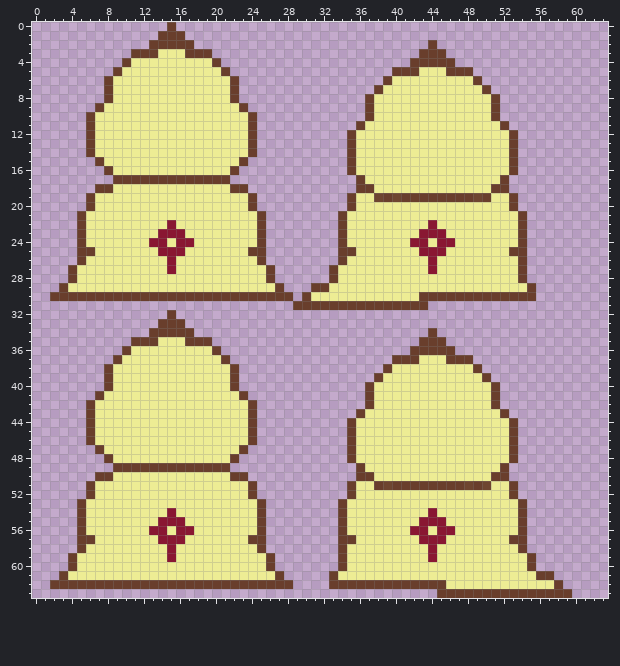
Two states of a pixel-art sprite, gameoff-2018/Assets/Sprites/Characters/Player/AnimationPlayerBack_64x64.png. That is the earlier state.
The file is 64x64 pixels. Colours within 5 levels of each other are drawn and written as one.
The result:
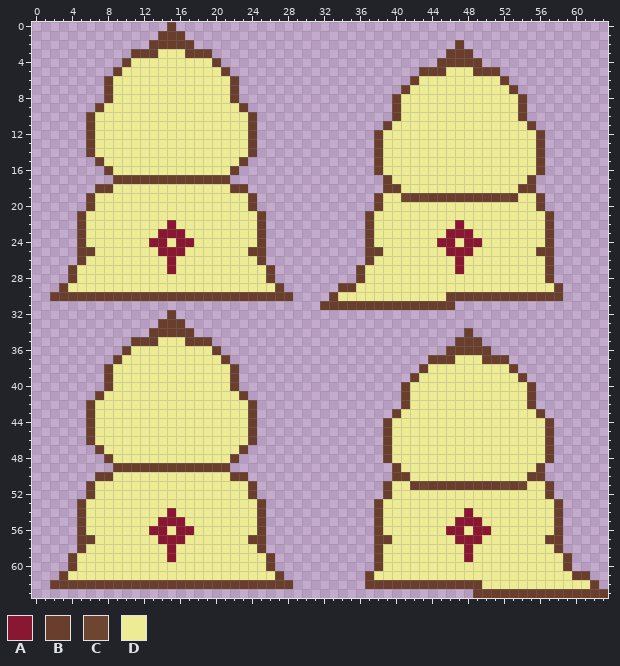
Palette (. is transparent): A #891732  B #693e2c  C #6e4530  D #edec94
Difference:
Changed rows in their new state; - is an unchanged pixel.
first column x 29:
 2 ---------------.--B----------------
 3 --------------...BBB---------------
 4 -------------...--BBB--------------
 5 -----------...BBBDDDBBB------------
 6 ----------...B------DDDB-----------
 7 ---------...B--------DDDB----------
 8 --------...B----------DDDB---------
 9 --------...B----------DDDB---------
10 --------...B----------DDDB---------
11 -------...B------------DDDB--------
12 ------...B--------------DDDB-------
13 ------...B--------------DDDB-------
14 ------...B--------------DDDB-------
15 ------...B--------------DDDB-------
16 ------...B--------------DDDB-------
17 -------...B------------DDDB--------
18 -------...BB----------DDDBB--------
19 ------...BDDC-C-----B-BC-DDB-------
20 ------...B--------------DDDB-------
21 -----...B----------------DDDB------
22 -----...B------D--A------DDDB------
23 -----...B-----DDDAAA-----DDDB------
24 -----...B----DD----AA----DDDB------
25 -----...BB----DDDAAA----DDDBB------
26 -----...B------D--A------DDDB------
27 ----...B-------D--A------DDDB------
28 ----...B-----------------DDDB------
29 --...BB-------------------DDDB-----
30 -...B---------DDD----------BBB-----
31 ...------------BBB-----------------
34 ---------------.---B---------------
35 --------------...-BBB--------------
36 -------------....-BBBB-------------
37 -----------....BB-DDDBBB-----------
38 ----------....B-----DDDDB----------
39 ---------....B-------DDDDB---------
40 --------....B---------DDDDB--------
41 --------....B---------DDDDB--------
42 --------....B---------DDDDB--------
43 -------....B-----------DDDDB-------
44 ------....B-------------DDDDB------
45 ------....B-------------DDDDB------
46 ------....B-------------DDDDB------
47 ------....B-------------DDDDB------
48 ------....B-------------DDDDB------
49 -------....B-----------DDDDB-------
50 -------....BB---------DDDDBB-------
51 ------....BDD-C----B-BBC-CDDB------
52 ------....B-------------DDDDB------
53 -----....B---------------DDDDB-----
54 -----....B-----D---A-----DDDDB-----
55 -----....B----DDD-AAA----DDDDB-----
56 -----....B---DD-D-A-AA---DDDDB-----
57 -----....BB---DDD-AAA---DDDDBB-----
58 -----....B-----D---A-----DDDDB-----
59 -----....B-----D---A------DDDDB----
60 -----....B----------------DDDDB----
61 ----....B------------------DDDDBB--
62 ----....---------BBBB--------DDDDB-
63 ----------------....-----------BBBB
Changed places in both pictures, as pixel boxes (x1, y1, x2, y2):
changed: (293, 40, 608, 598)
